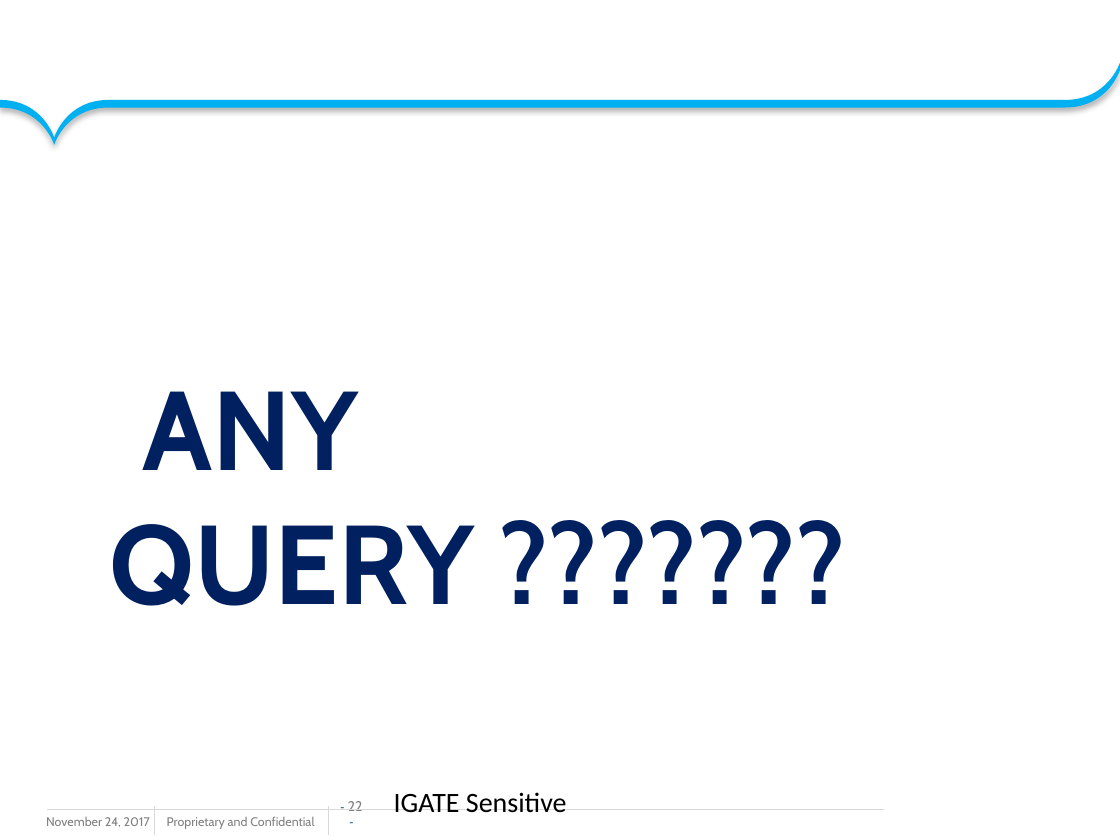
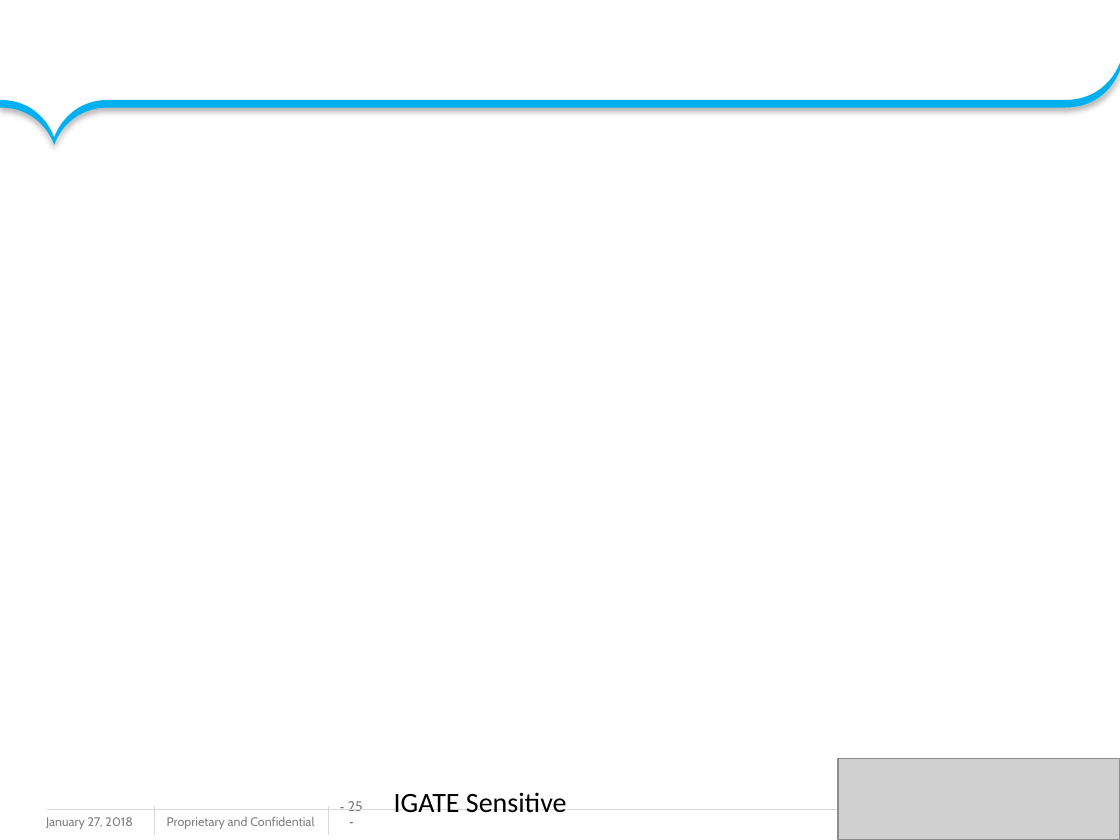
Before and after one commit to amolhadkar71/sssssssss, a slide deck: slide 25 of GroupB_HBMS_ppt.pptx (slide 22 before the commit). Drawn at 1120x840 pixels with LibreOffice and Linux fonts; fonts in the diff are those of the drawing; grey boxes stand for pictures; background and template pictures are left out. Boxes give left, top, right and bottom in pixels: in the first picture for what was removed or moved away, otherwise in the second. Text is boxed around its words. In the diff, an @@ line names an element or a change of style, - is before the commit and + after.

```diff
--- a/GroupB_HBMS_ppt.pptx
+++ b/GroupB_HBMS_ppt.pptx
@@ text removed at <box>109,391,474,606</box> @@
-ANY QUERY ???????
@@ picture added at <box>838,758,1120,840</box> @@
@@ page number at <box>348,801,363,811</box>: text changed @@
-- 22 -
+- 25 -
@@ text at <box>46,817,132,829</box>: text changed @@
-November 24, 2017
+January 27, 2018
```
Also in this commit, not shown: 12 other slides changed, 13 slides added, 9 slides removed.
